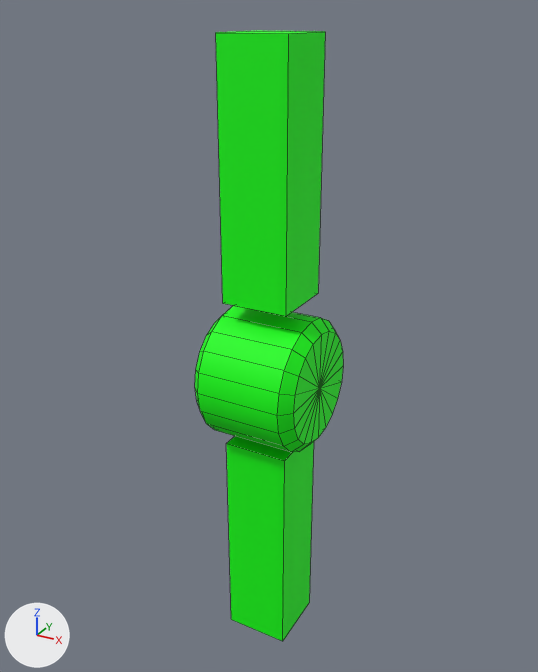
Two versions of the FBX model AegisEngine/asset/model/kakunin_joint.fbx, one commit apart.
Rendered twice from a 50 mm lens placed at (0.0478, -0.0875, 0.0476), pointed at (-0.0013, 0.0016, 0.0031). Arrows for +X, +Y and +Z are at lower left; the lights stay in place. Mesh edges are drawn as thin lines. Where no turn or scale is listed for an object, it has been applied to the vertices.

In view in the first picture: 'elbow1'.
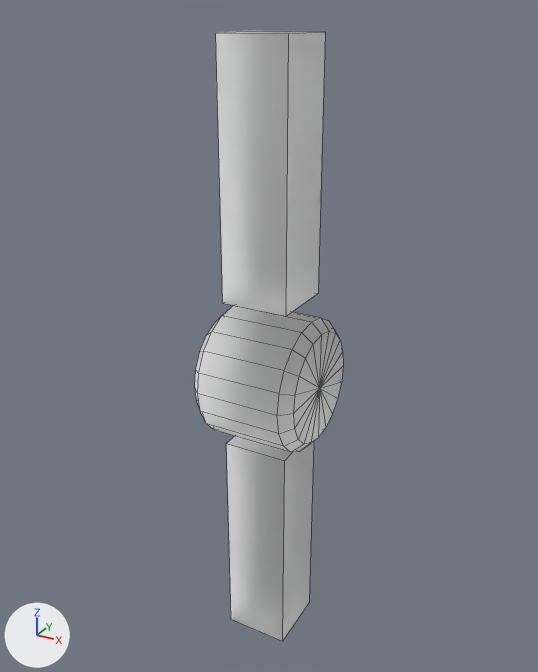
What differs and where, as boxes (x1, y1, x2, y2) in the pictures (538 x 672 px):
```json
{"object": "elbow1", "change": "recoloured", "before": [195, 30, 343, 641], "after": [195, 30, 343, 641], "on screen": "green to grey"}
```

The change, as JSON lines over the scene's bpy script:
```json
{"op": "add", "block": "img_white_png", "code": ["img_white_png = load_image('white.png', 'white.png', 16, 16, 'Non-Color')"]}
{"op": "add", "block": "mat_material_002", "code": ["mat_material_002 = bpy.data.materials.new('Material.002')", "# uses the picture img_white_png"]}
{"block": "me_untitled_001", "where": "me_untitled_001.from_pydata(...)  # 98 vertices, 112 faces; spans x -0.008..0.008, y -0.01..0.01, z -0.0482..0.045"}
{"op": "remove", "block": "me_untitled_001", "code": "me_untitled_001.materials.append(mat_material_001)  # picture img_hou_png"}
{"op": "add", "block": "me_untitled_001", "code": "me_untitled_001.materials.append(mat_material_002)"}
```
